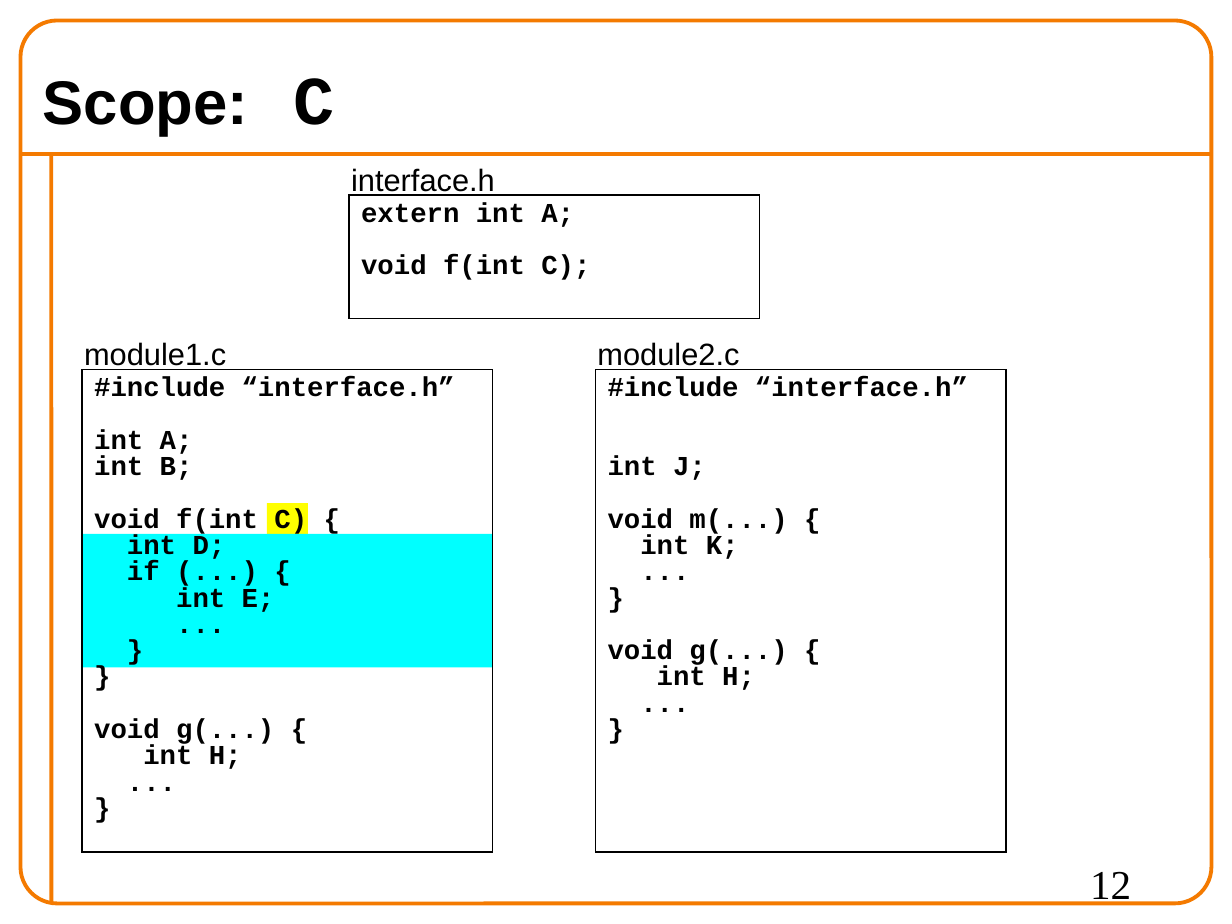
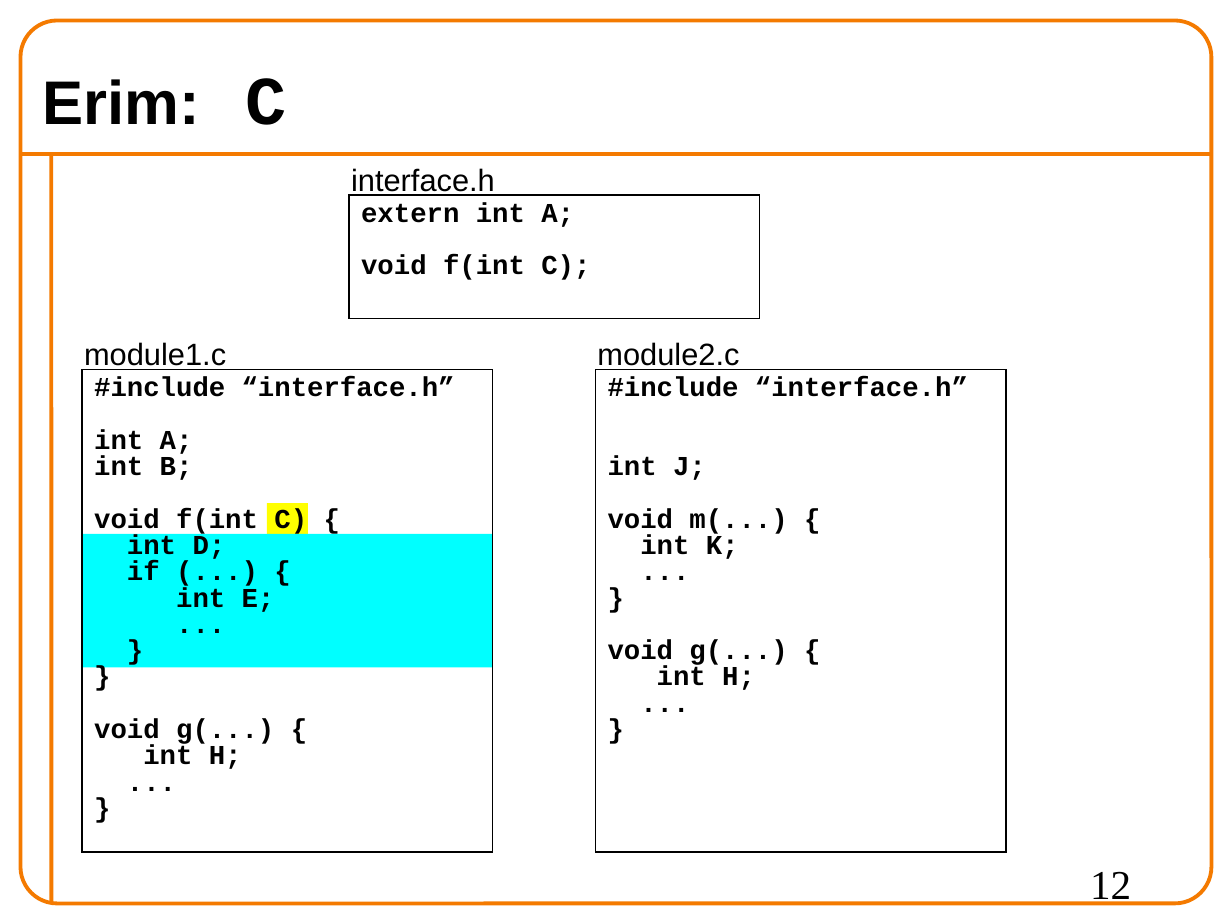
Before and after one commit to 19ceng/ceng201pro, a slide deck: slide 12 of 05test.odp. Drawn at 1232x924 pixels with LibreOffice and Linux fonts; fonts in the diff are those of the drawing; background and template pictures are left out. Boxes give left, top, right and bottom in pixels: in the first picture for what was removed or moved away, otherwise in the second. Text is boxed around its words. In the diff, an @@ line names an element or a change of style, - is before the commit and + after.

```diff
--- a/05test.odp
+++ b/05test.odp
@@ title at box(43, 78, 287, 125): text changed @@
-Scope: C
+Erim: C
```
Also in this commit, not shown: 11 other slides changed, 9 slides added, 9 slides removed, 1 other file.
